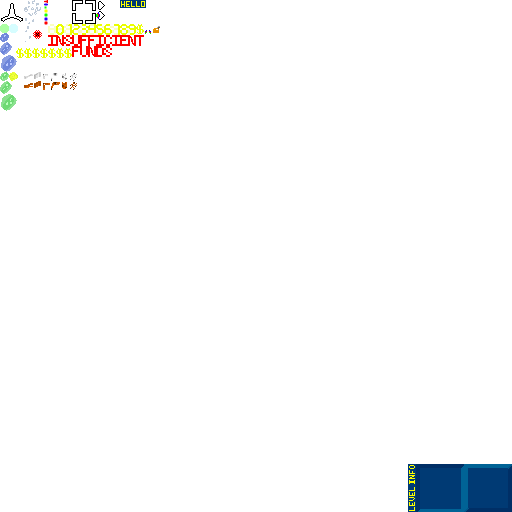
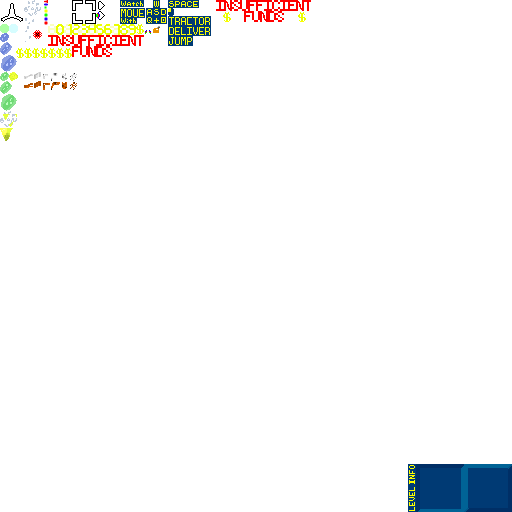
Comparing the layer stacks of the two (512, 512) images. Changes:
painted on "Background" over [0,0,311,141]
